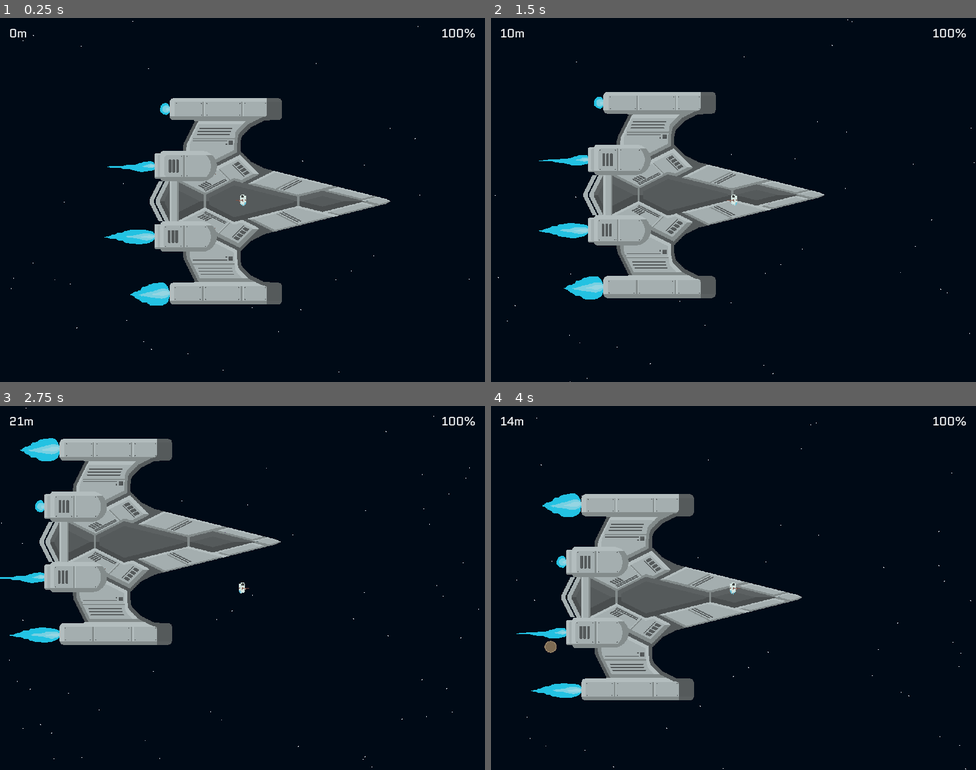
Above: before the commit, frames 1-4 (two rows, left to right).
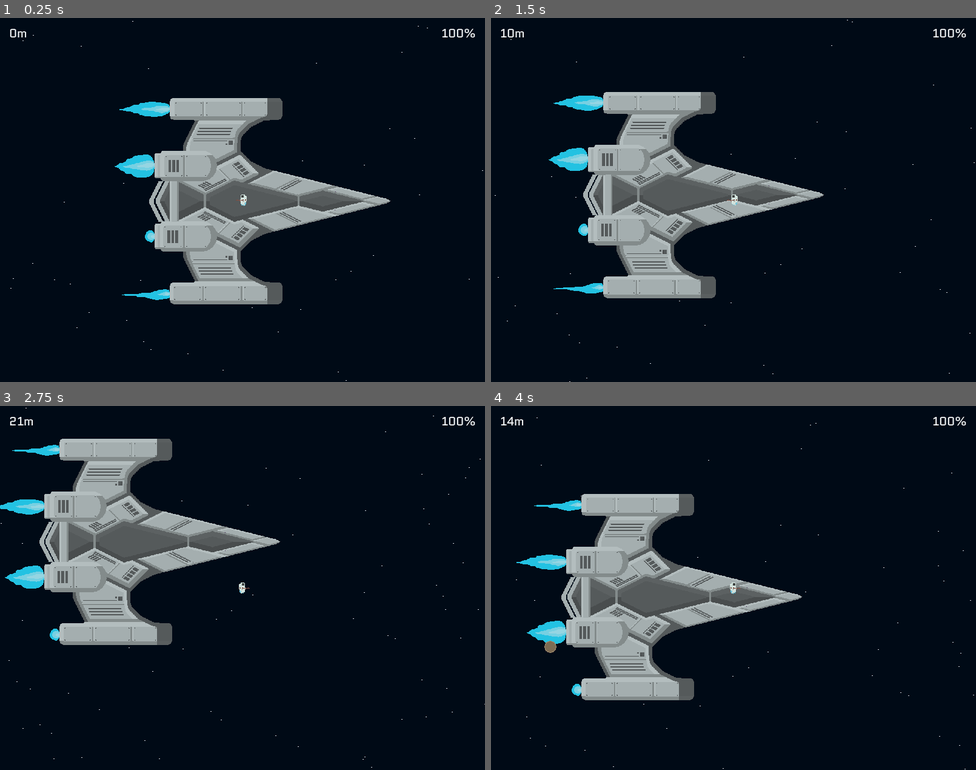
Above: after the commit, the same moments.

Repository: AlexTheRegent/endless-jam-2022
Game: Godot game, scene res://scenes/game.tscn
Same seed, same stepped clock (60 frames per second), same inputs: the game is played once before the commit and once after it.
Inputs (mouse positions are in pixels of both pictures, inside the frame that each line leads up to):
- Up to frame 1 (0.25 s): no input
- Up to frame 2 (1.5 s): tap Enter at 0.5 s; move the mouse to (840, 181) at 0.52 s; hold D (move_right) 0.53-1.28 s; tap E (use) at 0.6, 1.35 s; move the mouse to (636, 218) at 1.27 s; hold S (move_down) from 1.28 s (still down)
- Up to frame 3 (2.75 s): move the mouse to (291, 507) at 2.02 s; release S (move_down) at 2.03 s; hold D (move_right) from 2.03 s (still down); tap E (use) at 2.1 s
- Up to frame 4 (4 s): move the mouse to (709, 660) at 2.77 s; release D (move_right) at 2.78 s; hold W (move_up) 2.78-3.53 s; tap E (use) at 2.85, 3.6 s; move the mouse to (879, 642) at 3.52 s; hold A (move_left) from 3.53 s (still down)

The runs differ from the first frame. In frame 1, 1.7% of the frame differs, in the area x 2-100%, y 2-100%; in frame 2, 1.7%; in frame 3, 1.6%; in frame 4, 1.9%, in the area x 5-100%, y 3-100%.

Commit message:
Enabled pixel snap

Diff:
--- a/prefabs/ship.tscn
+++ b/prefabs/ship.tscn
@@ -49,24 +49,24 @@
 [node name="fire" type="AnimatedSprite" parent="sprites"]
 position = Vector2( -341, -239 )
 frames = SubResource( 5 )
-frame = 1
+frame = 3
 playing = true
 
 [node name="fire2" type="AnimatedSprite" parent="sprites"]
 position = Vector2( -341, 249 )
 frames = SubResource( 5 )
-frame = 2
 playing = true
 
 [node name="fire3" type="AnimatedSprite" parent="sprites"]
 position = Vector2( -381, 97 )
 frames = SubResource( 5 )
-frame = 3
+frame = 1
 playing = true
 
 [node name="fire4" type="AnimatedSprite" parent="sprites"]
 position = Vector2( -381, -89 )
 frames = SubResource( 5 )
+frame = 2
 playing = true
 
 [node name="roots" type="Node2D" parent="."]
--- a/project.godot
+++ b/project.godot
@@ -83,8 +83,8 @@
 
 [rendering]
 
+2d/snapping/use_gpu_pixel_snap=true
 environment/default_clear_color=Color( 0, 0.0431373, 0.0901961, 1 )
 quality/filters/msaa=2
 quality/filters/use_fxaa=true
-quality/filters/use_debanding=true
 environment/default_environment="res://default_env.tres"
